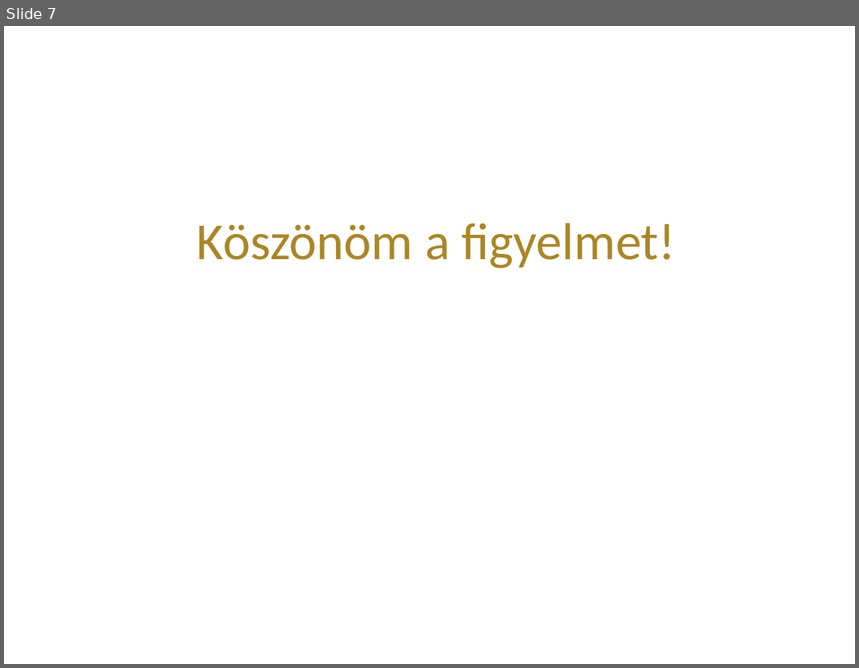
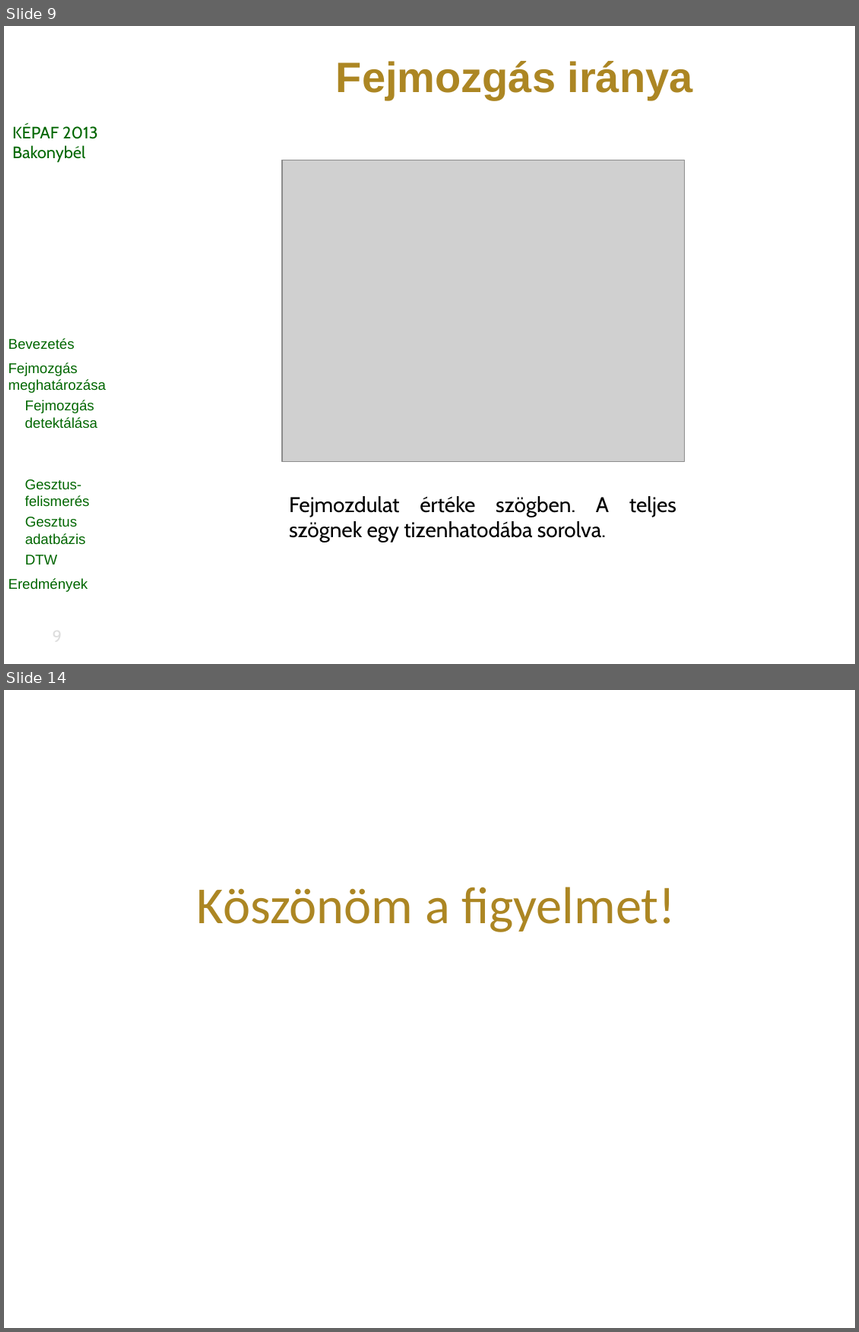
Before and after one commit to vohoaiviet/face-gesture-api, a slide deck: HeadMovement/research/kepaf/ppt/bertok.kornel.kepaf.2013.pptx. Shown one above the other, each under a label of ours: slide 7 before the commit, slides 9 and 14 after it; the slides between them are not shown. The pictures are 859x668 and 859x1332 pixels, drawn with LibreOffice and Linux fonts; fonts in the diff are those of the drawing; grey boxes stand for pictures; background and template pictures are left out. Boxes give left, top, right and bottom in pixels: in the first picture for what was removed or moved away, otherwise in the second. Text is boxed around its words. In the diff, an @@ line names an element or a change of style, - is before the commit and + after.

```diff
--- a/HeadMovement/research/kepaf/ppt/bertok.kornel.kepaf.2013.pptx
+++ b/HeadMovement/research/kepaf/ppt/bertok.kornel.kepaf.2013.pptx
@@ slide 9 added at <box>4,26,855,664</box>, background picture (left out) @@
@@ title added at <box>336,61,693,100</box>, 36 pt, text #AC8623, bold @@
+Fejmozgás iránya
@@ text added at <box>12,125,98,163</box>, 14 pt, text #006600 @@
+KÉPAF 2013
+Bakonybél
@@ picture added at <box>282,160,685,461</box> @@
@@ text added at <box>9,338,106,592</box>, 12 pt, text #006600 @@
+Bevezetés
+Fejmozgás meghatározása
+Fejmozgás detektálása
+Fejmozgás iránya
+Gesztus-felismerés
+Gesztus adatbázis
+DTW
+Eredmények
@@ text added at <box>289,496,677,543</box>, 18 pt, text #000000 @@
+Fejmozdulat értéke szögben. A teljes szögnek egy tizenhatodába sorolva.
@@ page number added at <box>18,622,97,651</box>, 14 pt, text #DDDDDD @@
+9
@@ what was slide 7 is now slide 14 @@
```
Also in this commit, not shown: 1 slide changed, 7 other slides added, 1 slide removed, 4 other files.
